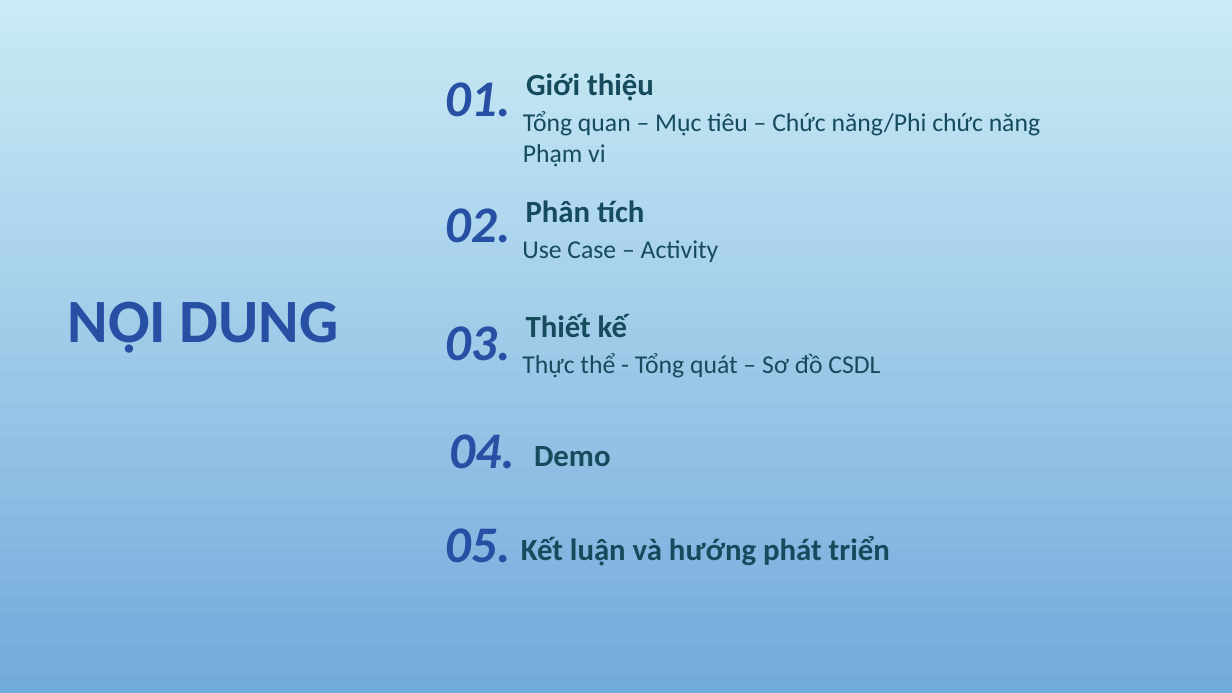
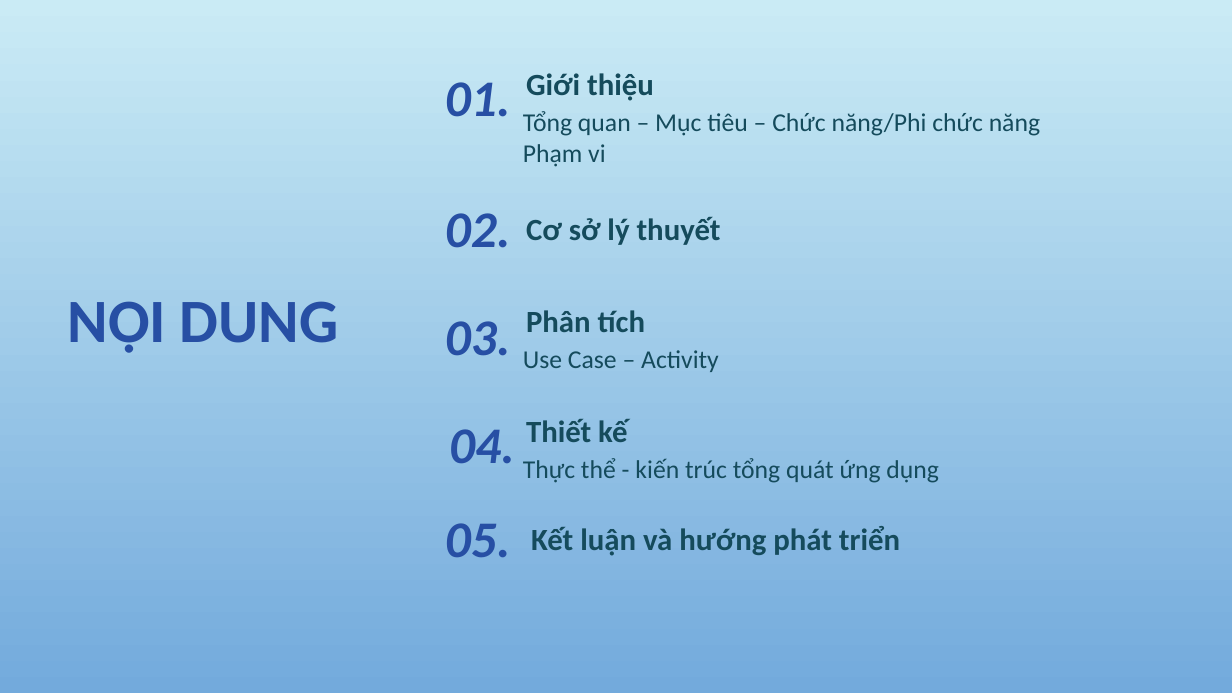
Before and after one commit to tuongthanh98/GraduationThsis, a slide deck: slide 2 of GraduationThsis_powpoint.pptx. Drawn at 1232x693 pixels with LibreOffice and Linux fonts; fonts in the diff are those of the drawing; background and template pictures are left out. Boxes give left, top, right and bottom in pixels: in the first picture for what was removed or moved away, otherwise in the second. Text is boxed around its words. In the diff, an @@ line names an element or a change of style, - is before the commit and + after.

```diff
--- a/GraduationThsis_powpoint.pptx
+++ b/GraduationThsis_powpoint.pptx
@@ text "02.": place and size @@
-text "02." at box(445, 208, 511, 243)
+text "02." at box(445, 213, 511, 248)
@@ text added at box(526, 217, 721, 245), 24 pt, text #154B5C, bold @@
+Cơ sở lý thuyết
@@ text "Phân tích": place and size @@
-text "Phân tích" at box(526, 200, 644, 222)
+text "Phân tích" at box(526, 310, 645, 332)
@@ text "Use Case – Activity": place and size @@
-text "Use Case – Activity" at box(522, 240, 719, 262)
+text "Use Case – Activity" at box(523, 350, 719, 372)
@@ 3 texts: place and size @@
-3 texts at box(445, 326, 515, 562)
+3 texts at box(445, 321, 515, 557)
@@ text "Thiết kế": place and size @@
-text "Thiết kế" at box(526, 314, 627, 337)
+text "Thiết kế" at box(526, 419, 627, 442)
@@ text removed at box(534, 446, 611, 466) @@
-Demo
@@ text at box(523, 458, 939, 483): text changed @@
-Thực thể - Tổng quát – Sơ đồ CSDL
+Thực thể - kiến trúc tổng quát ứng dụng
@@ text "Kết luận và hướng phát ...": place and size @@
-text "Kết luận và hướng phát ..." at box(521, 536, 890, 566)
+text "Kết luận và hướng phát ..." at box(531, 526, 900, 556)
```
Also in this commit, not shown: 9 other slides changed, 1 slide added, 3 slides removed, 3 other files.
